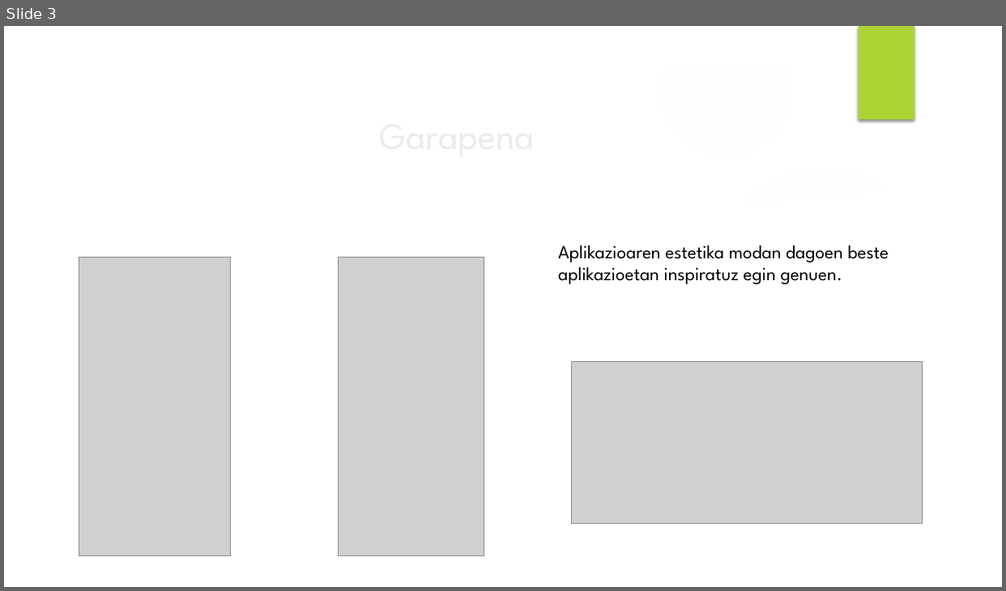
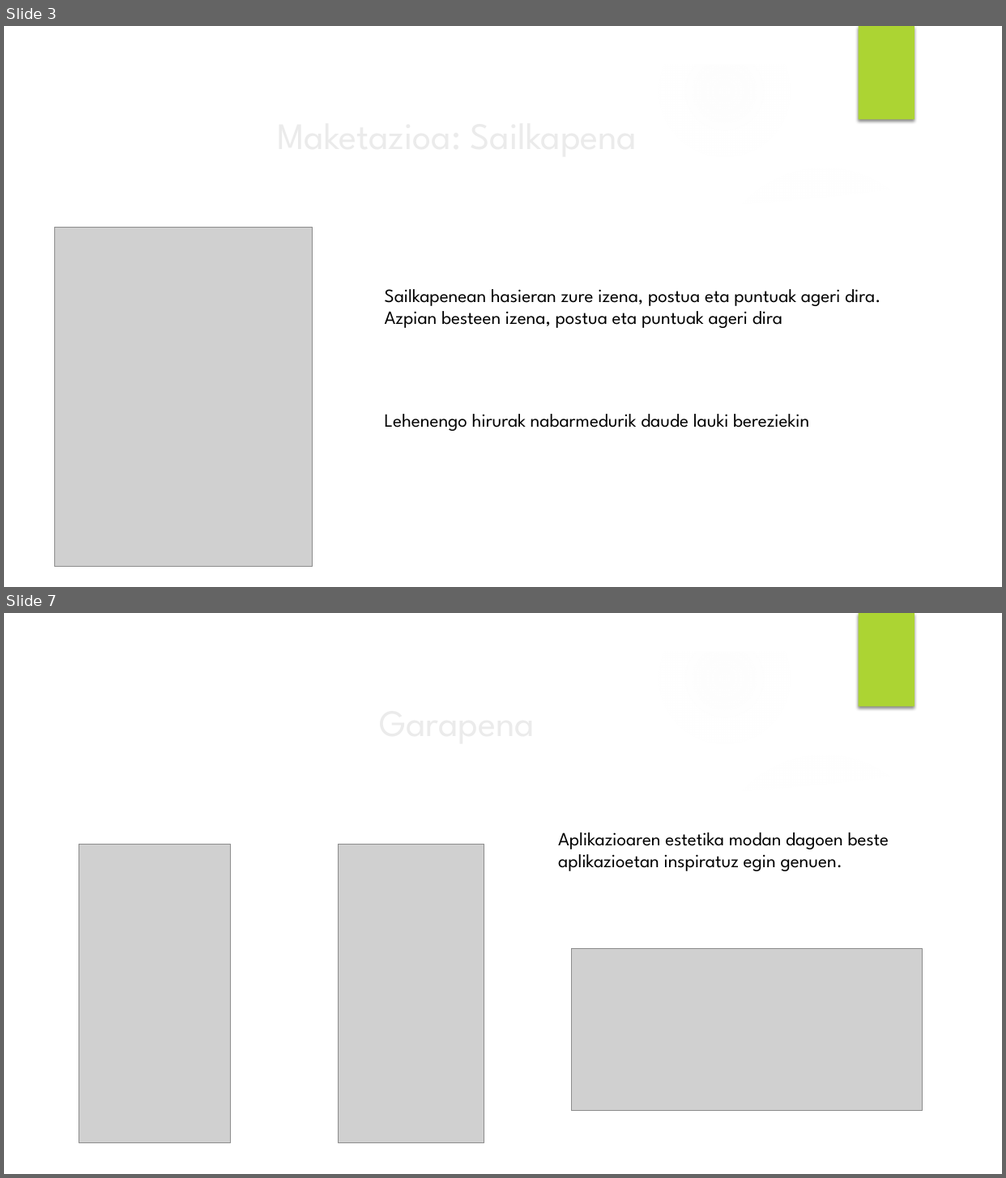
Before and after one commit to Iza666/EguneanBehin, a slide deck: Brain Pain powerpoint.pptx. Shown one above the other, each under a label of ours: slide 3 before the commit, slides 3 and 7 after it; the slides between them are not shown. The pictures are 1006x591 and 1006x1178 pixels, drawn with LibreOffice and Linux fonts; fonts in the diff are those of the drawing; grey boxes stand for pictures; background and template pictures are left out. Boxes give left, top, right and bottom in pixels: in the first picture for what was removed or moved away, otherwise in the second. Text is boxed around its words. In the diff, an @@ line names an element or a change of style, - is before the commit and + after.

```diff
--- a/Brain Pain powerpoint.pptx
+++ b/Brain Pain powerpoint.pptx
@@ slide 3 added at [4,26,1002,587], background picture (left out); not listed: 9 template elements that a slide beside it also shows @@
@@ title added at [98,105,816,163], 36 pt, text #EBEBEB @@
+Maketazioa: Sailkapena
@@ picture added at [54,228,312,567] @@
@@ text added at [385,289,880,328], 18 pt, text #000000 @@
+Sailkapenean hasieran zure izena, postua eta puntuak ageri dira.
+Azpian besteen izena, postua eta puntuak ageri dira
@@ text added at [385,414,809,431], 18 pt, text #000000 @@
+Lehenengo hirurak nabarmedurik daude lauki bereziekin
@@ what was slide 3 is now slide 7 @@
```
Also in this commit, not shown: 5 slides changed, 6 other slides added, 1 slide removed, 1 other file.
